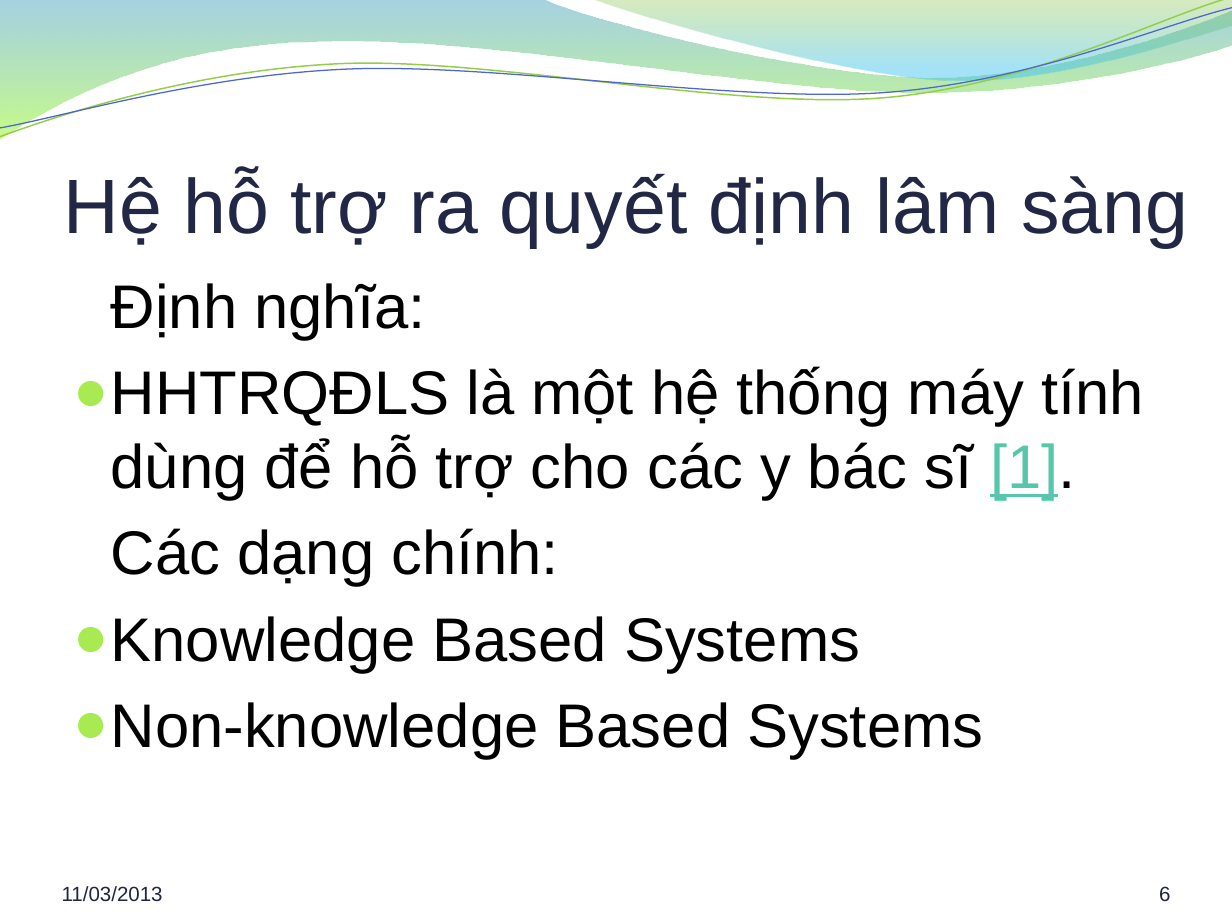
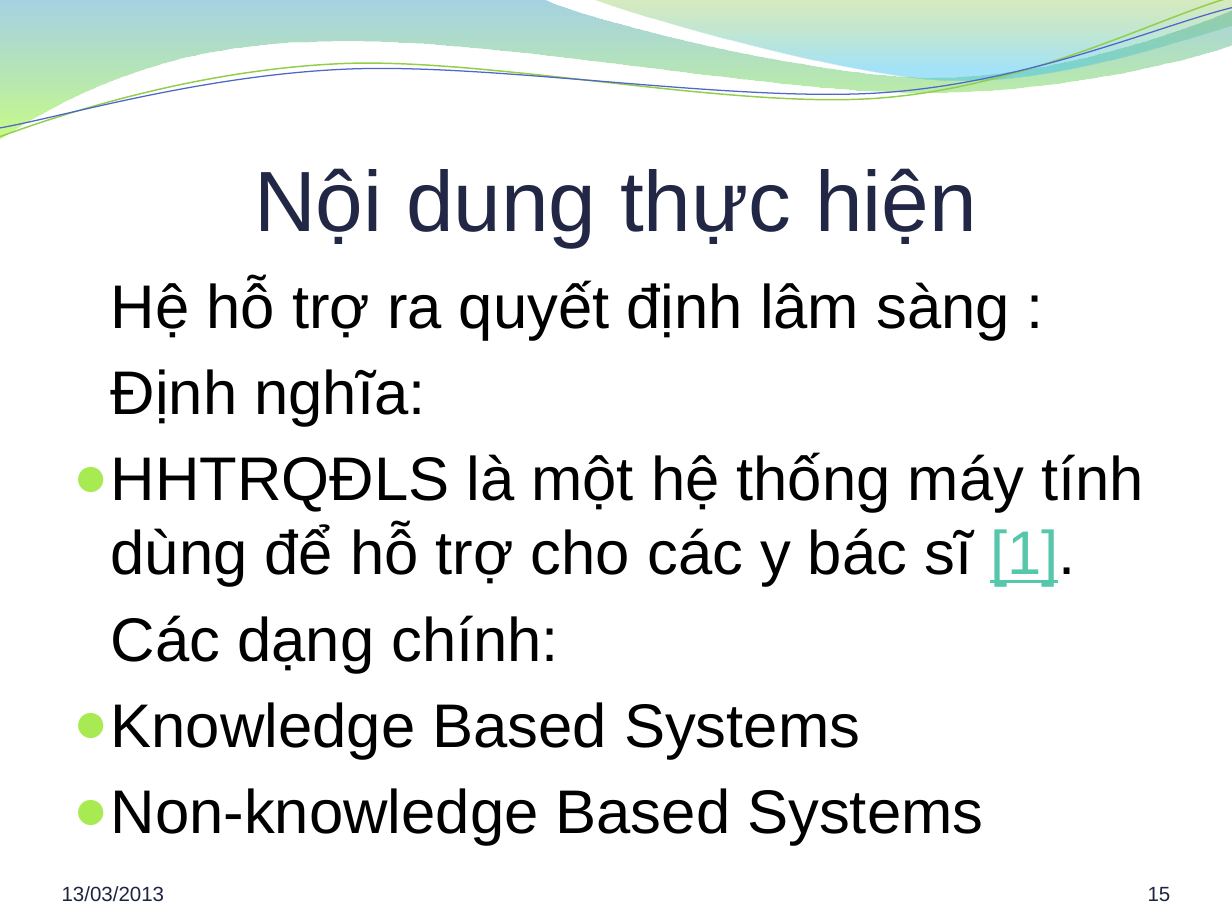
Before and after one commit to hung94it/benhvien, a slide deck: slide 15 of Diabetes/Documents/Report/Bao cao khoa luan.pptx (slide 6 before the commit). Drawn at 1232x924 pixels with LibreOffice and Linux fonts; fonts in the diff are those of the drawing; background and template pictures are left out. Boxes give left, top, right and bottom in pixels: in the first picture for what was removed or moved away, otherwise in the second. Text is boxed around its words. In the diff, an @@ line names an element or a change of style, - is before the commit and + after.

```diff
--- a/Diabetes/Documents/Report/Bao cao khoa luan.pptx
+++ b/Diabetes/Documents/Report/Bao cao khoa luan.pptx
@@ title at bbox=[254, 168, 977, 246]: text changed; size 45 to 50 pt @@
-Hệ hỗ trợ ra quyết định lâm sàng
+Nội dung thực hiện
@@ text at bbox=[111, 279, 1010, 340]: paragraph added @@
+Hệ hỗ trợ ra quyết định lâm sàng :
@@ text at bbox=[62, 886, 165, 902]: text changed @@
-11/03/2013
+13/03/2013
@@ page number at bbox=[1148, 887, 1171, 902]: text changed @@
-6
+15
```
Also in this commit, not shown: 25 other slides changed, 6 slides added, 3 slides removed, 1 other file.
